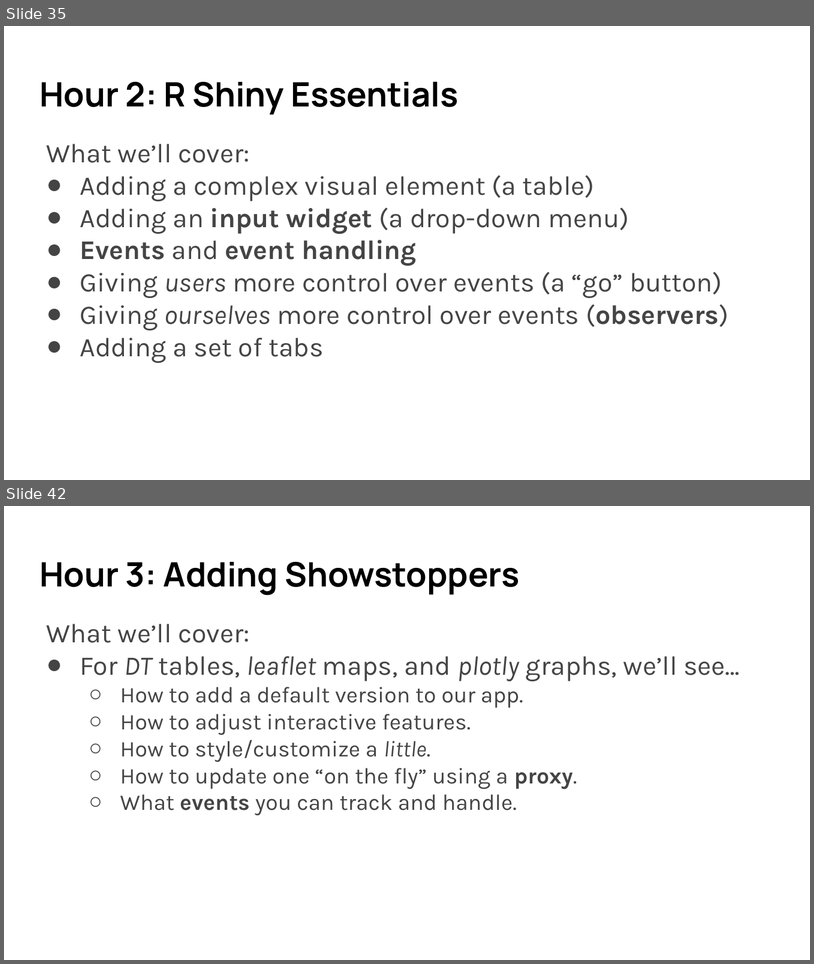
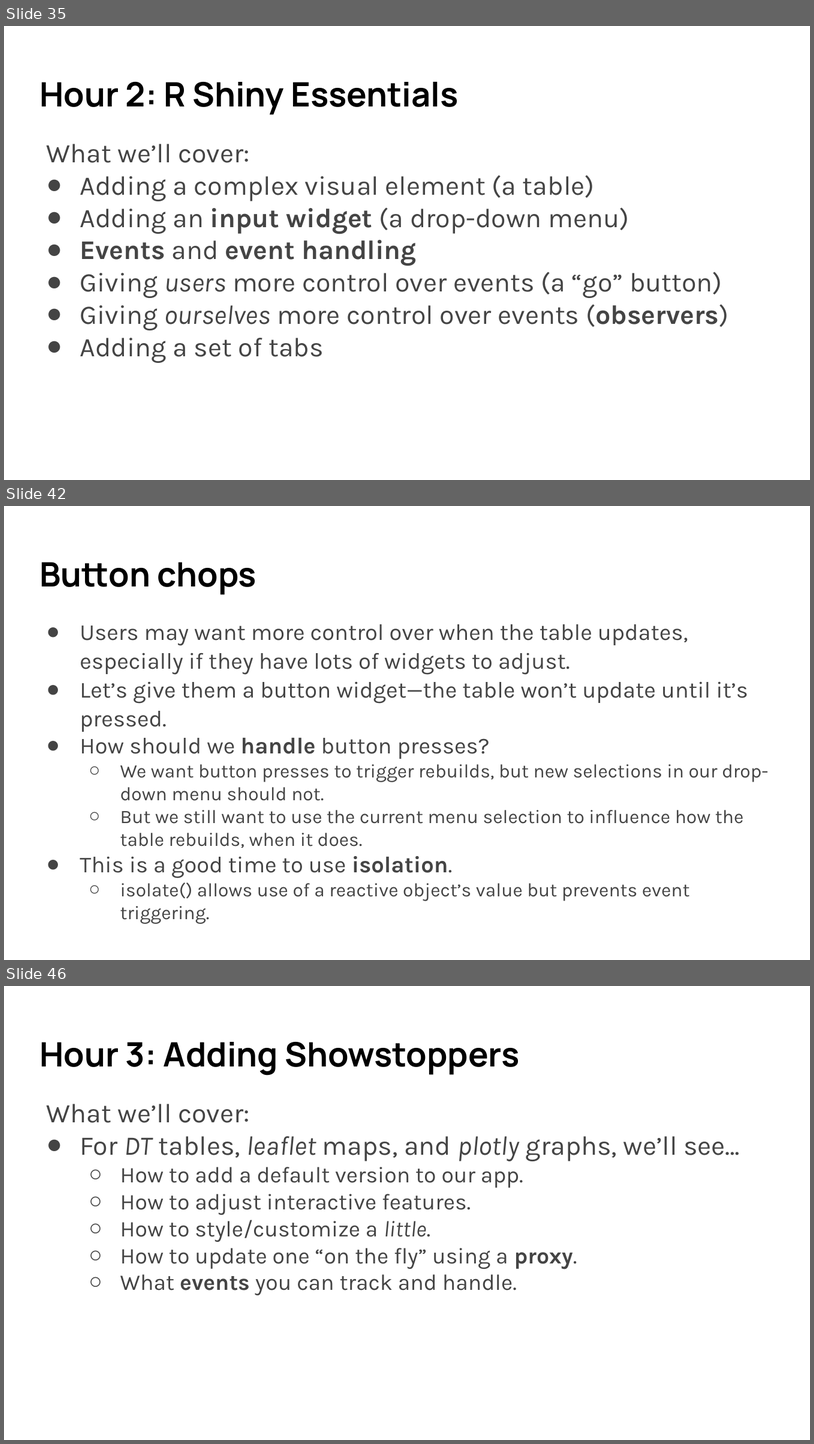
Before and after one commit to umn-dash/r-shiny, a slide deck: instructors/files/SWC slides R Shiny 2024 Fall.pptx. Shown one above the other, each under a label of ours: slides 35 and 42 before the commit, slides 35, 42 and 46 after it; the slides between them are not shown. The pictures are 814x964 and 814x1444 pixels, drawn with LibreOffice and Linux fonts; fonts in the diff are those of the drawing. Boxes give left, top, right and bottom in pixels: in the first picture for what was removed or moved away, otherwise in the second. Text is boxed around its words. In the diff, an @@ line names an element or a change of style, - is before the commit and + after.

```diff
--- a/instructors/files/SWC slides R Shiny 2024 Fall.pptx
+++ b/instructors/files/SWC slides R Shiny 2024 Fall.pptx
@@ slide 42 added at <box>4,506,810,960</box>, background #FFFFFF @@
@@ title added at <box>39,562,257,595</box>, 30 pt, text #000000, bold @@
+Button chops
@@ text added at <box>80,624,768,901</box>, 17 pt, text #444444 @@
+● Users may want more control over when the table updates, especially if they have lots of widgets to adjust.
+● Let’s give them a button widget—the table won’t update until it’s pressed.
+● How should we handle button presses?
+  ○ We want button presses to trigger rebuilds, but new selections in our drop-down menu should not.
+  ○ But we still want to use the current menu selection to influence how the table rebuilds, when it does.
+● This is a good time to use isolation.
+  ○ isolate() allows use of a reactive object’s value but prevents event triggering.
@@ what was slide 42 is now slide 46 @@
```
Also in this commit, not shown: 6 slides changed, 3 other slides added, 4 other files.
